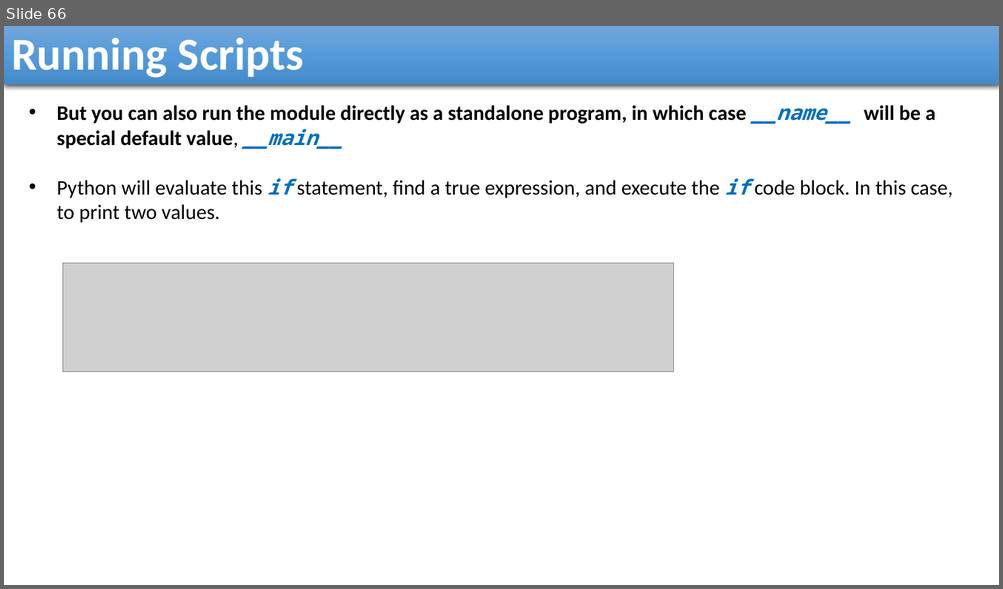
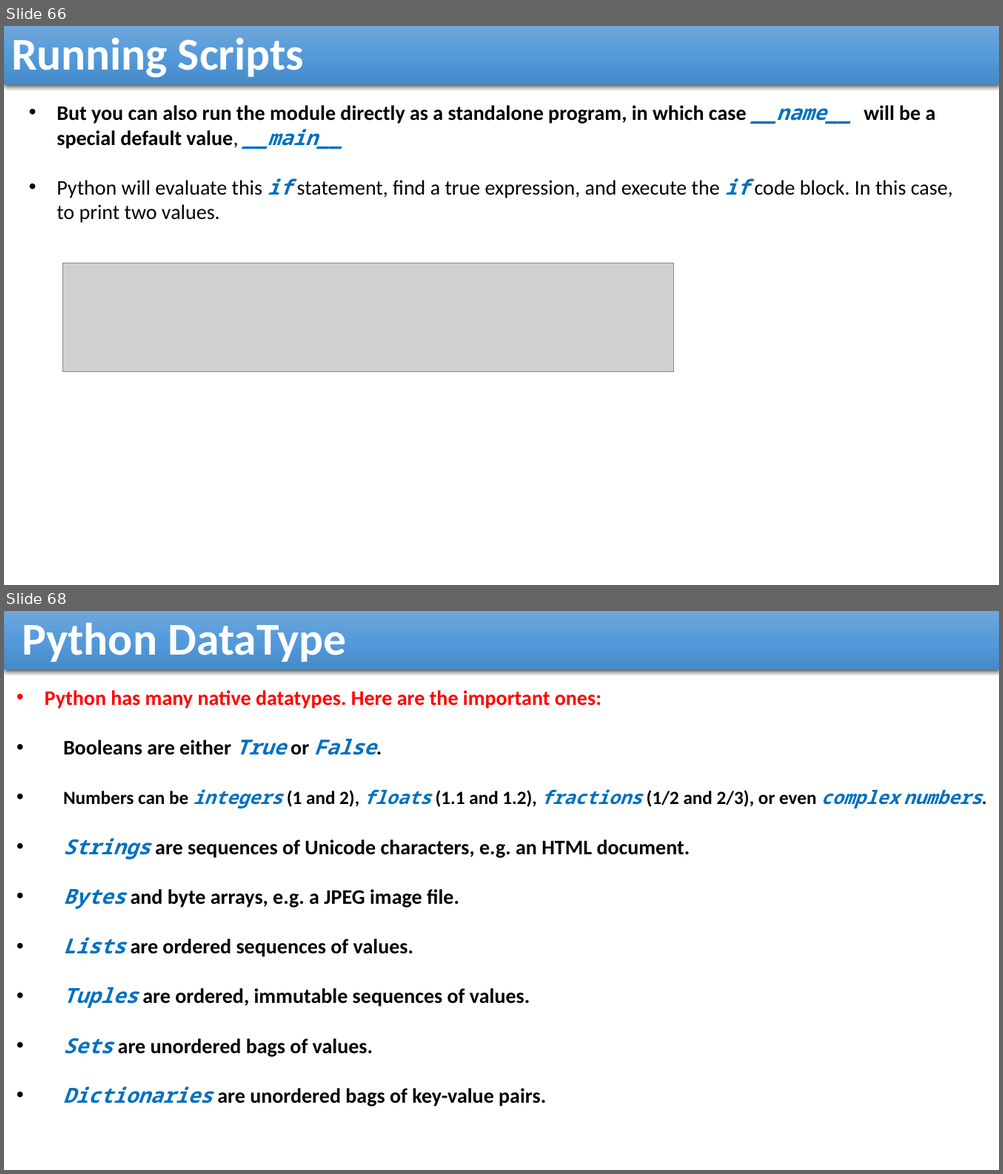
Before and after one commit to reza-arjmandi/rpi-course, a slide deck: session2/presentation/Python Basics.pptx. Shown one above the other, each under a label of ours: slide 66 before the commit, slides 66 and 68 after it; the slides between them are not shown. The pictures are 1003x589 and 1003x1174 pixels, drawn with LibreOffice and Linux fonts; fonts in the diff are those of the drawing; grey boxes stand for pictures. Boxes give left, top, right and bottom in pixels: in the first picture for what was removed or moved away, otherwise in the second. Text is boxed around its words. In the diff, an @@ line names an element or a change of style, - is before the commit and + after.

Commit message:
Python basics presentation file updated

```diff
--- a/session2/presentation/Python Basics.pptx
+++ b/session2/presentation/Python Basics.pptx
@@ slide 68 added at (4, 611, 999, 1170), background #FFFFFF @@
@@ rectangle added at (4, 611, 999, 670), fill gradient #71A6DB to #559BDB to #448ACA, 44 pt, text #FFFFFF, bold @@
+Python DataType
@@ text added at (45, 690, 982, 1107), 20 pt, text #000000, bold @@
+• Python has many native datatypes. Here are the important ones:
+• Booleans are either True or False.
+• Numbers can be integers (1 and 2), floats (1.1 and 1.2), fractions (1/2 and 2/3), or even complex numbers.
+• Strings are sequences of Unicode characters, e.g. an HTML document.
+• Bytes and byte arrays, e.g. a JPEG image file.
+• Lists are ordered sequences of values.
+• Tuples are ordered, immutable sequences of values.
+• Sets are unordered bags of values.
+• Dictionaries are unordered bags of key-value pairs.
```
Also in this commit, not shown: 17 other slides added.
